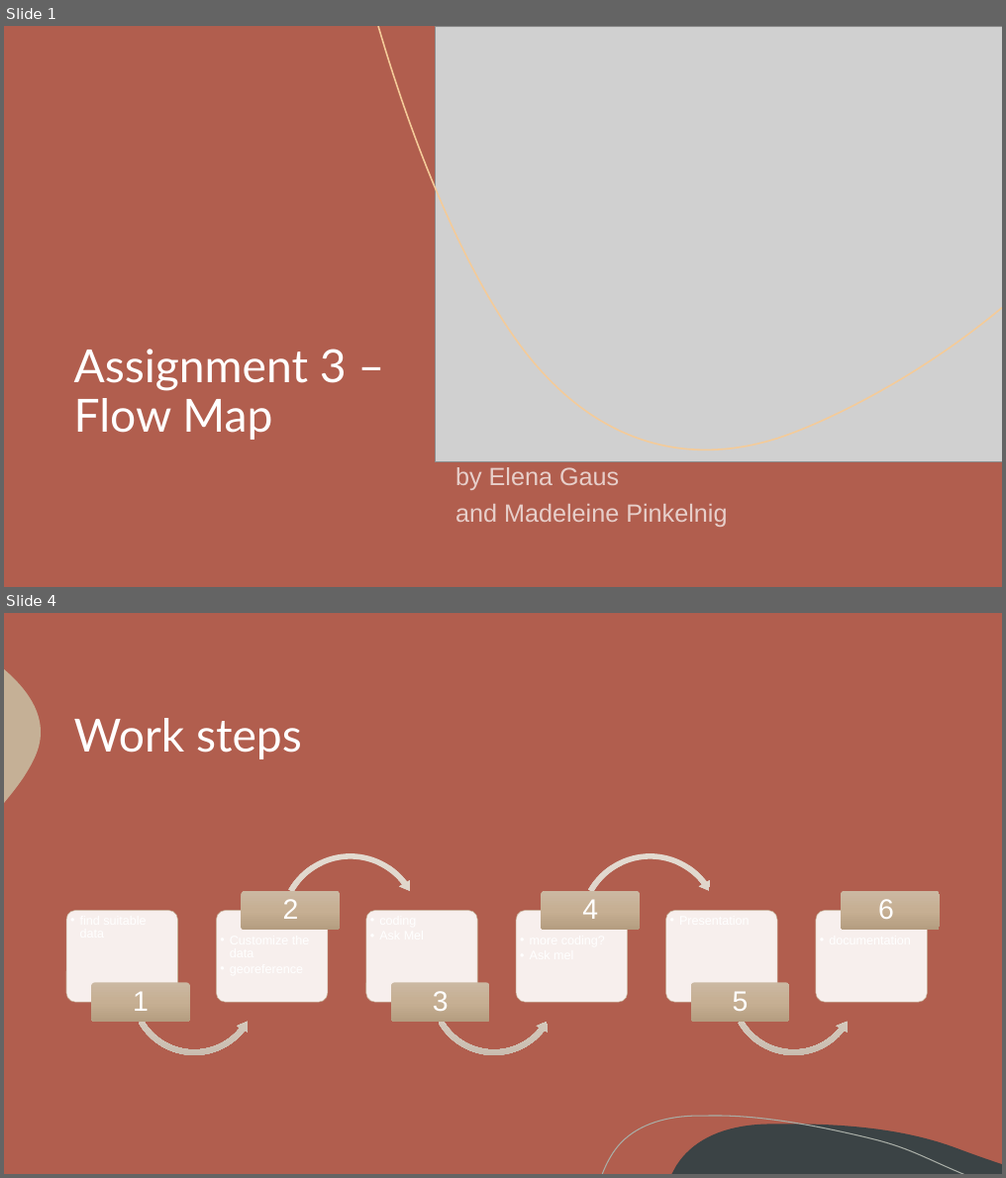
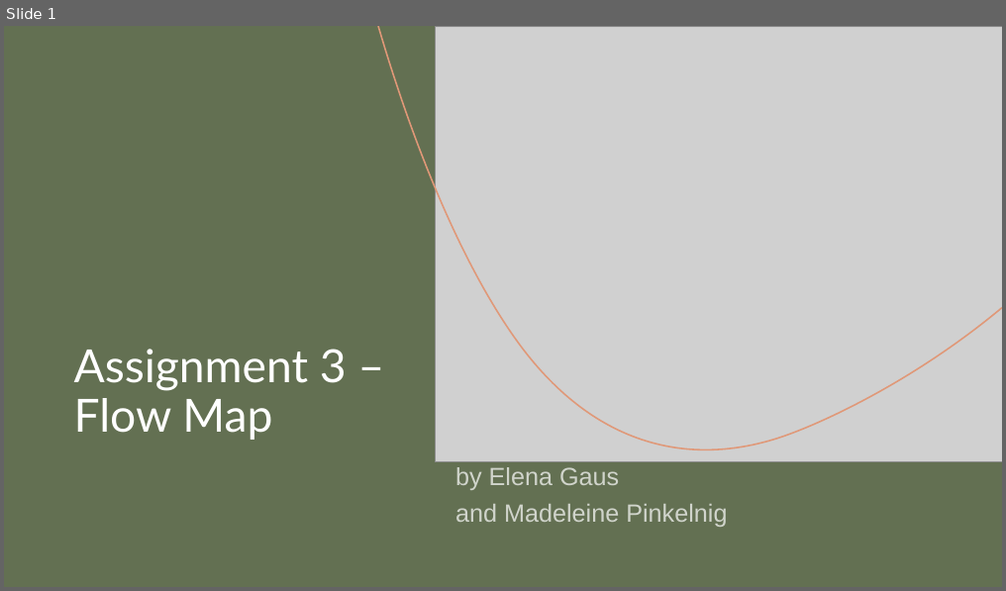
Before and after one commit to MadeByMel/geovisualisation, a slide deck: project_presentation.pptx. Shown one above the other, each under a label of ours: slides 1 and 4 before the commit, slide 1 after it; the slides between them are not shown. The pictures are 1006x1178 and 1006x591 pixels, drawn with LibreOffice and Linux fonts; fonts in the diff are those of the drawing; grey boxes stand for pictures. Boxes give left, top, right and bottom in pixels: in the first picture for what was removed or moved away, otherwise in the second. Text is boxed around its words. In the diff, an @@ line names an element or a change of style, - is before the commit and + after.

```diff
--- a/project_presentation.pptx
+++ b/project_presentation.pptx
@@ slide 4 removed at box(4, 613, 1002, 1174), background #B15E4E; not listed: 3 template elements that a slide beside it also shows @@
@@ title removed at box(74, 718, 302, 760) @@
-Work steps
@@ group removed at box(66, 851, 940, 1059): 12 rounded rectangles, 6 texts, 3 left circular arrows, 2 circular arrows @@
-1
-2
-3
-4
-5
-6
@@ slide 1 changed as well @@
@@ background #B15E4E to #637052 @@
@@ rectangle at box(4, 26, 1002, 587): fill #B15E4E to #637052 @@
@@ freeform shape at box(378, 26, 1002, 451): outline #F4CB99 1.5 pt to #E09878 1.5 pt @@
@@ freeform shape at box(4, 82, 41, 216): fill #C5B096 to #E48312 @@
@@ freeform shape at box(602, 529, 963, 587): outline #A9AEA7 1 pt to #9B8357 1 pt @@
@@ freeform shape at box(672, 537, 1002, 587): fill #3B4345 to #94A088 @@
```
Also in this commit, not shown: 3 other slides changed, 4 slides added, 2 other slides removed.
